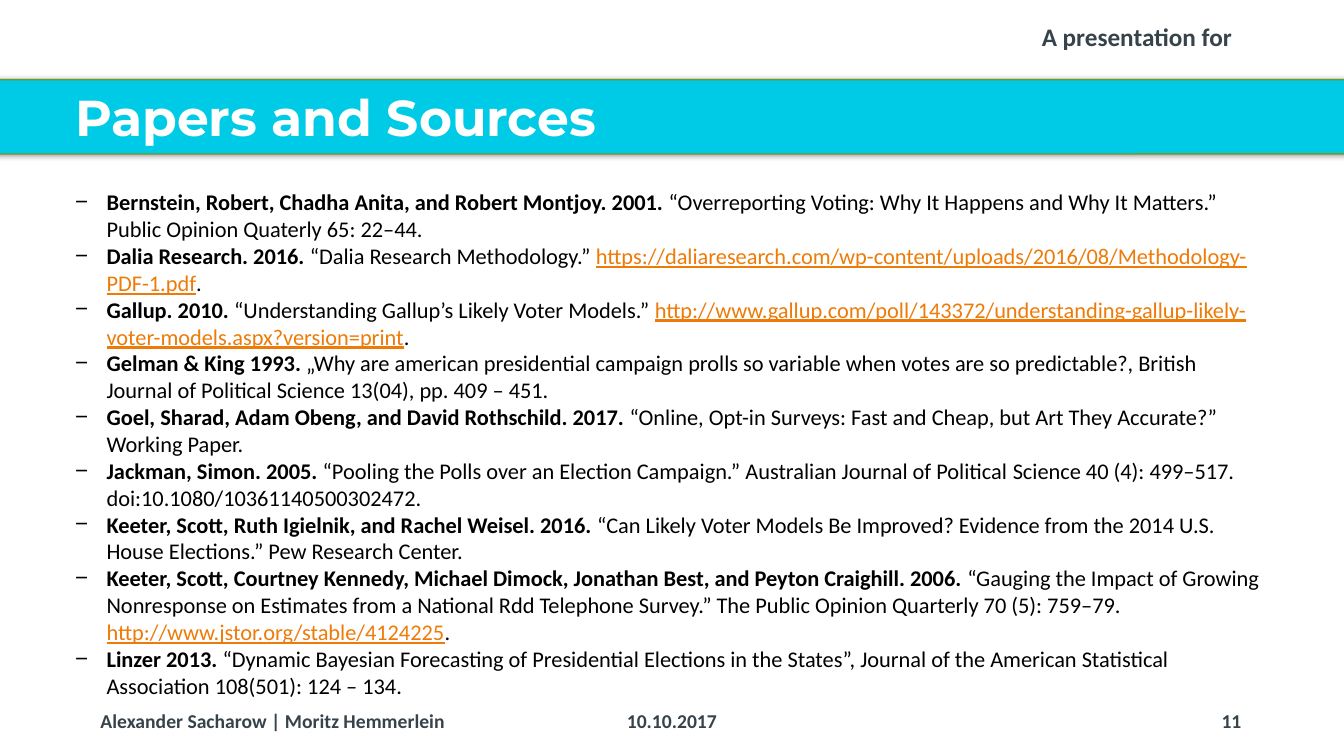
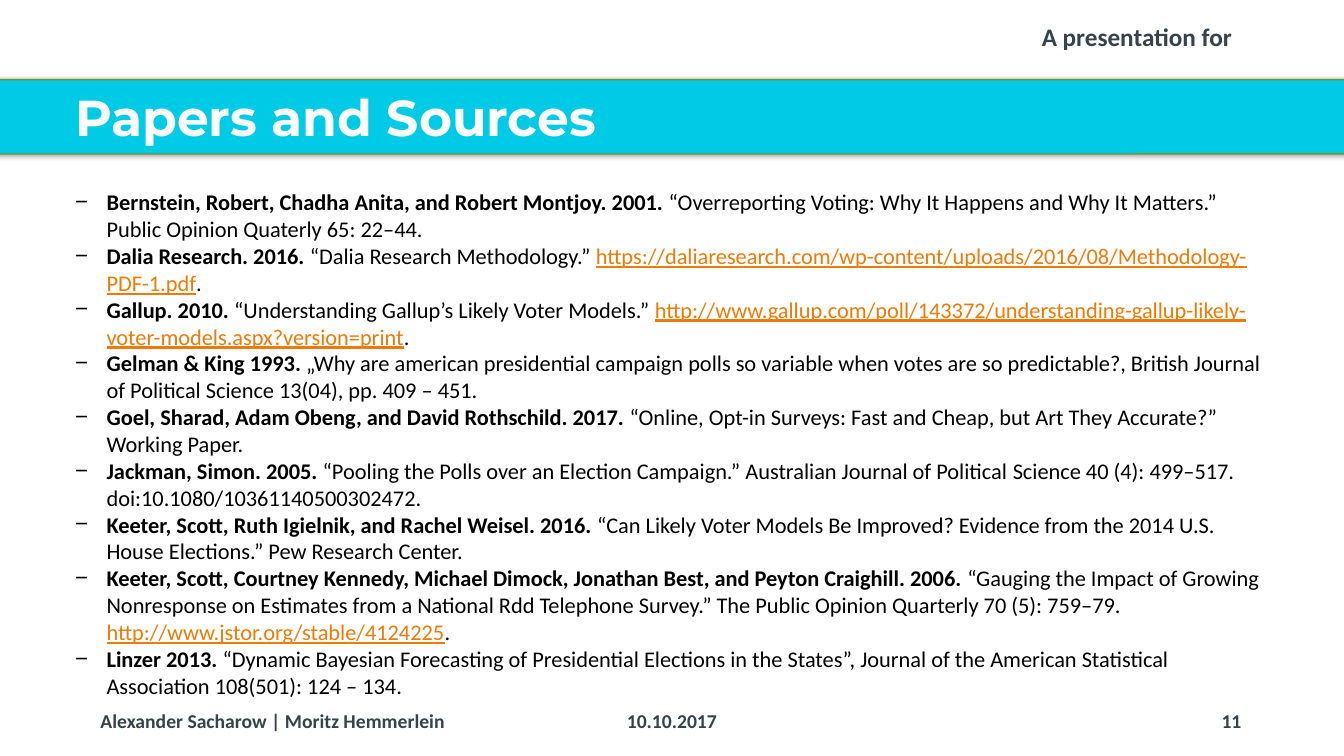
Before and after one commit to Corrod3/ElectionForecasting, a slide deck: slide 11 of Dalia Presentation/20171006_Dalia_Lunchtime Talk_Election Forecasting_v2.pptx. Drawn at 1344x756 pixels with LibreOffice and Linux fonts; fonts in the diff are those of the drawing; background and template pictures are left out. Boxes give left, top, right and bottom in pixels: in the first picture for what was removed or moved away, otherwise in the second. Text is boxed around its words. In the diff, an @@ line names an element or a change of style, - is before the commit and + after.

```diff
--- a/Dalia Presentation/20171006_Dalia_Lunchtime Talk_Election Forecasting_v2.pptx
+++ b/Dalia Presentation/20171006_Dalia_Lunchtime Talk_Election Forecasting_v2.pptx
@@ text at <box>107,355,1260,402</box>: text changed @@
-− Gelman & King 1993. „Why are american presidential campaign prolls so variable when votes are so predictable?, British Journal of Political Science 13(04), pp. 409 – 451.
+− Gelman & King 1993. „Why are american presidential campaign polls so variable when votes are so predictable?, British Journal of Political Science 13(04), pp. 409 – 451.
```
Also in this commit, not shown: 3 other slides changed, 1 slide added.
